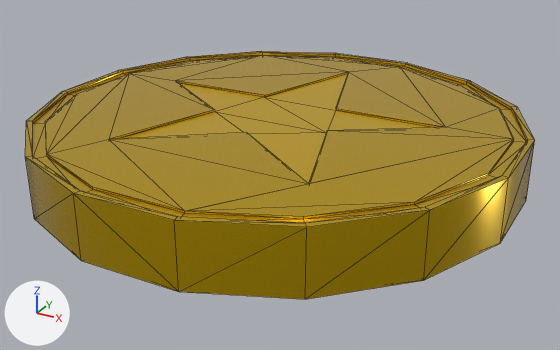
Before and after pictures for a commit that changed the glTF model public/assets/coin.glb.
Before and after are seen from a 50 mm camera at (0.0444, -0.0801, 0.0356) aimed at (0.0011, -0.0013, -0.0038). The lights are fixed; the arrows at lower left show +X, +Y and +Z. Mesh edges are drawn as thin lines. Where no turn or scale is listed for an object, it has been applied to the vertices. Vertices at the same position are counted once.

The first picture shows 'coin'.
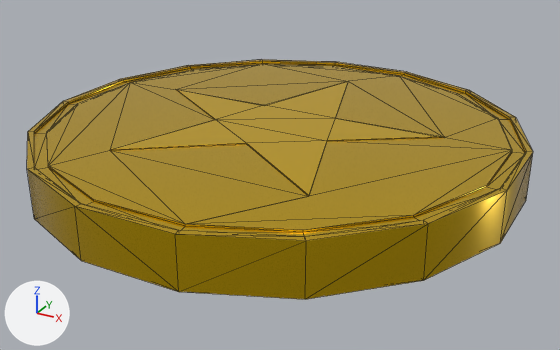
The newer file is also rescaled (x0.981), turned or shifted as a whole; pictures and numbers use the older file's frame.

Patch to the scene script:
```diff
--- a/public/assets/coin.glb.py
+++ b/public/assets/coin.glb.py
@@ me_coin @@
 # used by ob_coin; location = (0.0, 0.0, 0.0)
-me_coin.from_pydata(...)  # 604 vertices, 1208 faces; spans x -0.03..0.03, y -0.03..0.03, z -0.0038..0.0037
+me_coin.from_pydata(...)  # 604 vertices, 1208 faces; spans x -0.03..0.03, y -0.03..0.03, z -0.0038..0.0024
+# me_coin part 1
+# 4 vertices are removed from x -0.0079..0.0078, y -0.0022..0.0057, z 0.0033..0.0035
+# 20 faces are deleted
+# 83 vertices in x -0.03..0.03, y -0.03..0.03, z 0.0034..0.0037 move by (0.0, 0.0, -0.0013)
+# 4 vertices in x -0.0197..0.0197, y -0.0168..0.0057, z 0.0033 move by (0.0, 0.0, -0.0009)
+# 3 vertices in x -0.0052..0.0, y -0.0075..0.0214, z 0.0037 move by (0.0, 0.0, -0.0014)
+# 38 vertices move from x -0.0293..0.0293, y -0.0293..0.0293, z -0.0034..0.0035 to x -0.0293..0.0292, y -0.0293..0.0292, z -0.0034..0.0024
+# 4 vertices are added at (-0.0079, -0.0022, 0.0024), (-0.0052, 0.0057, 0.0024), (0.0053, 0.0057, 0.0024), (0.0078, -0.0022, 0.0024)
+# 12 new faces join them, mat_main_color (yellow #e7bd10)
+# 8 new faces join them, mat_alt_color (yellow #e7bd10)
 me_coin.materials.append(mat_main_color)
```

Changed parts and their boxes (x1, y1, x2, y2) in the pictures (560 x 350 px):
'coin', reshaped
    before: (25, 51, 535, 299)
    after: (27, 60, 533, 299)
